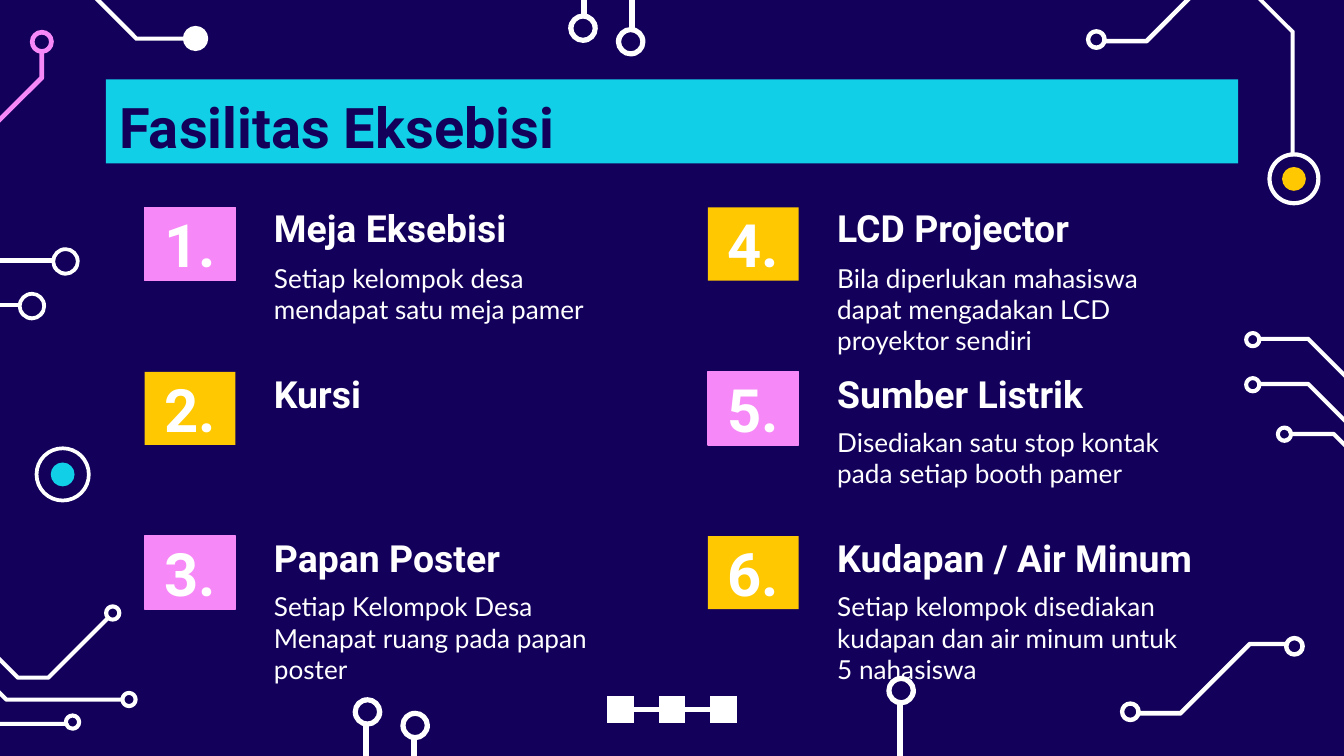
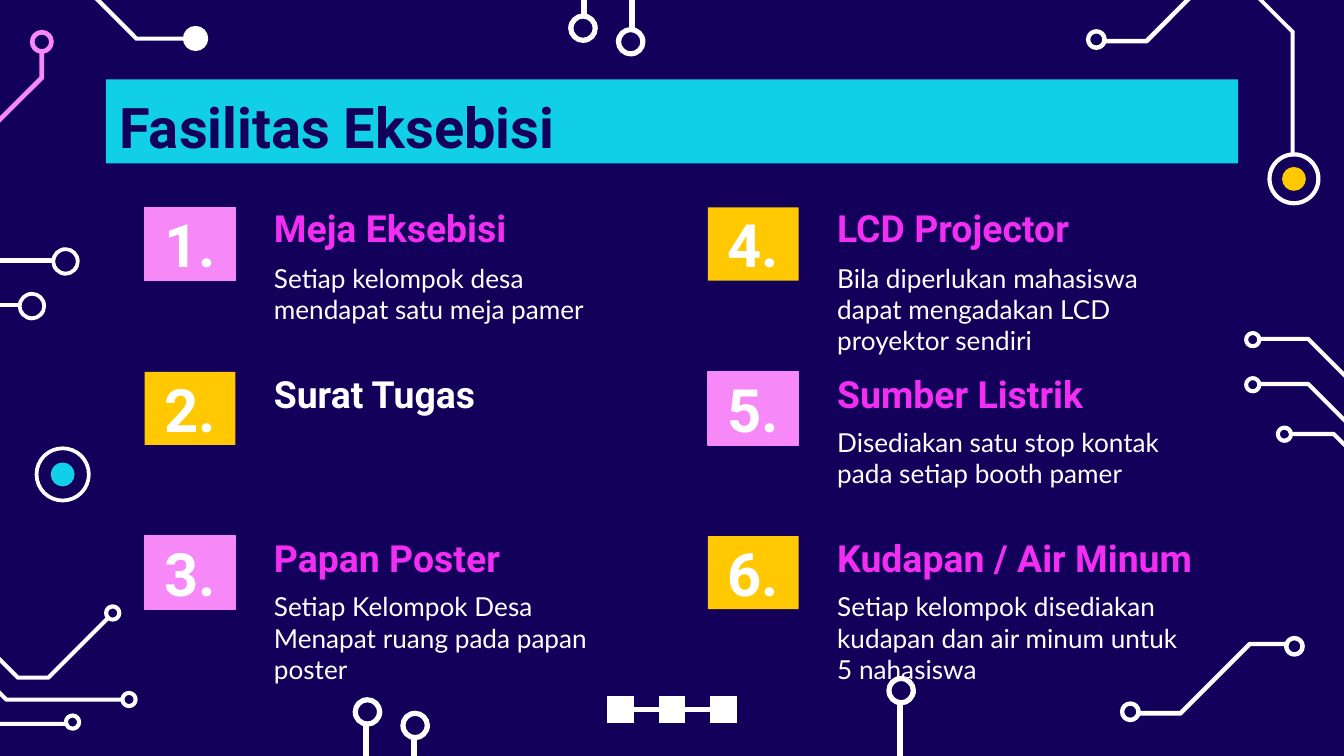
Before and after one commit to chariotofthesun/kkngenap2024, a slide deck: slide 8 of Peeeeeeeeenjk Eksebissii KKN Reg2024.pptx. Drawn at 1344x756 pixels with LibreOffice and Linux fonts; fonts in the diff are those of the drawing. Boxes give left, top, right and bottom in pixels: in the first picture for what was removed or moved away, otherwise in the second. Text is boxed around its words. In the diff, an @@ line names an element or a change of style, - is before the commit and + after.

```diff
--- a/Peeeeeeeeenjk Eksebissii KKN Reg2024.pptx
+++ b/Peeeeeeeeenjk Eksebissii KKN Reg2024.pptx
@@ title at bbox=[274, 381, 475, 416]: text changed @@
-Kursi
+Surat Tugas
@@ text colour #FFFFFF to #F12EF1 in 5 elements at bbox=[274, 214, 506, 250], bbox=[837, 214, 1069, 250], bbox=[837, 380, 1083, 409], bbox=[274, 545, 500, 580], bbox=[837, 544, 1192, 580] @@
```
Also in this commit, not shown: 3 other slides changed, 3 slides removed.
